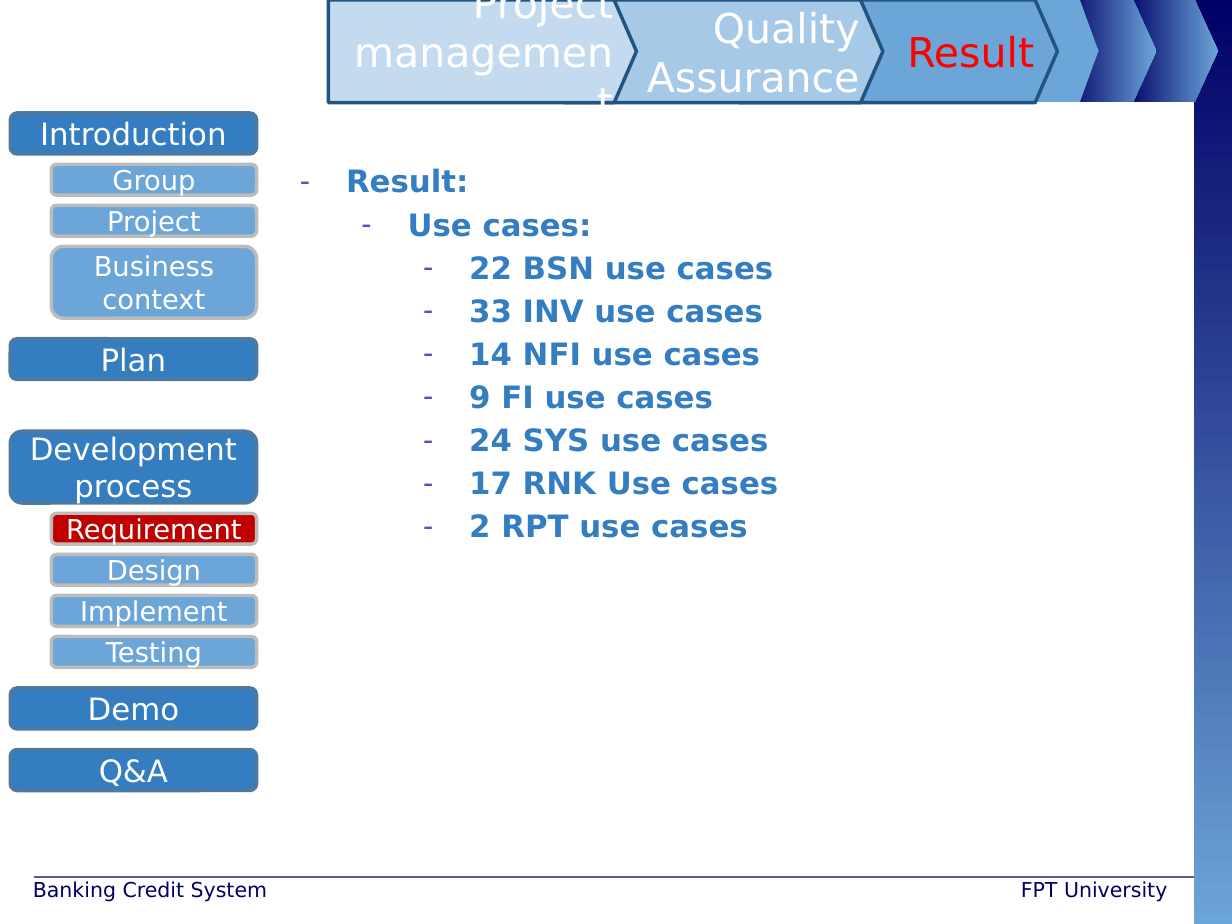
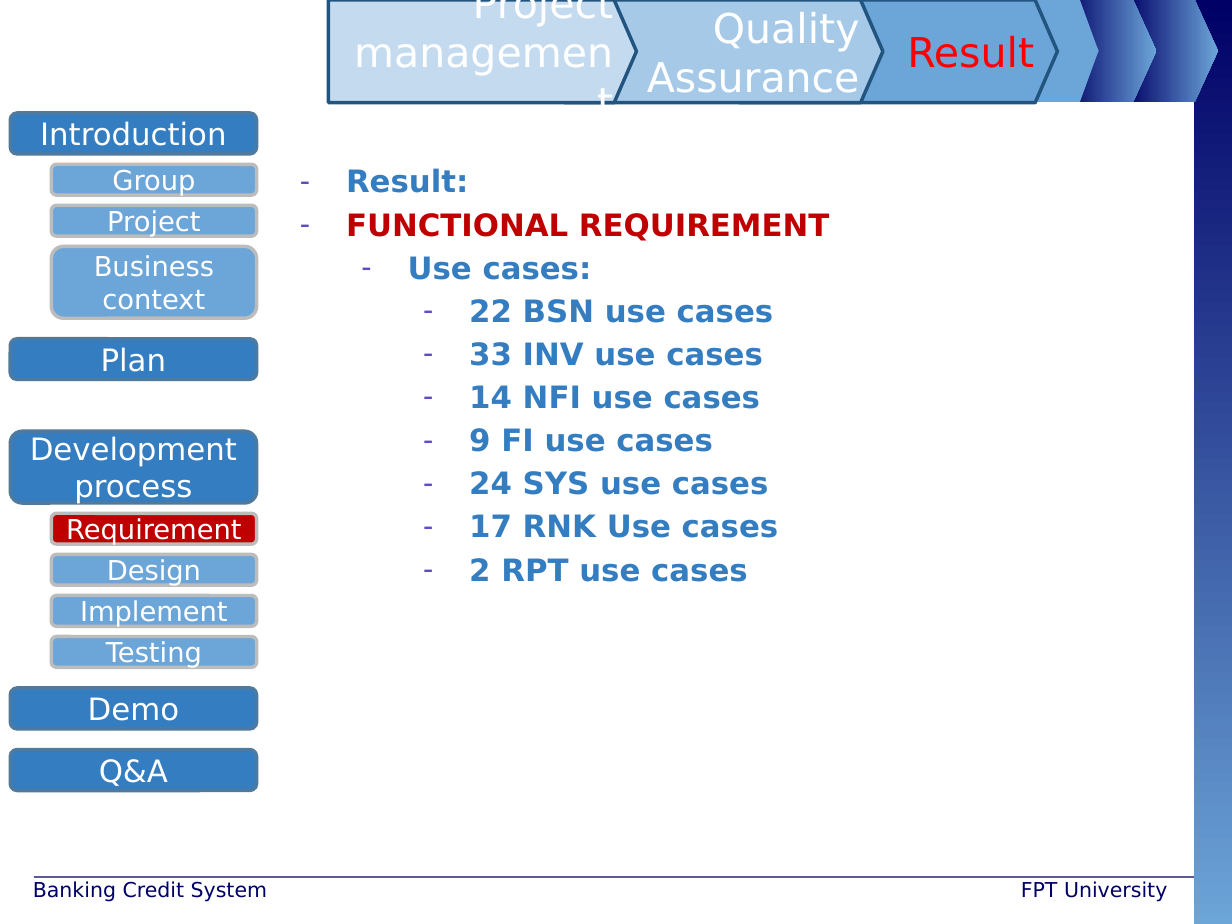
Before and after one commit to maily89/fbdm, a slide deck: slide 8 of Deliverables/FBD-Ly - slide.pptx. Drawn at 1232x924 pixels with LibreOffice and Linux fonts; fonts in the diff are those of the drawing; background and template pictures are left out. Boxes give left, top, right and bottom in pixels: in the first picture for what was removed or moved away, otherwise in the second. Text is boxed around its words. In the diff, an @@ line names an element or a change of style, - is before the commit and + after.

```diff
--- a/Deliverables/FBD-Ly - slide.pptx
+++ b/Deliverables/FBD-Ly - slide.pptx
@@ text at (346,213,830,241): paragraph added @@
+– FUNCTIONAL REQUIREMENT
```
Also in this commit, not shown: 2 other slides changed, 2 other files.
